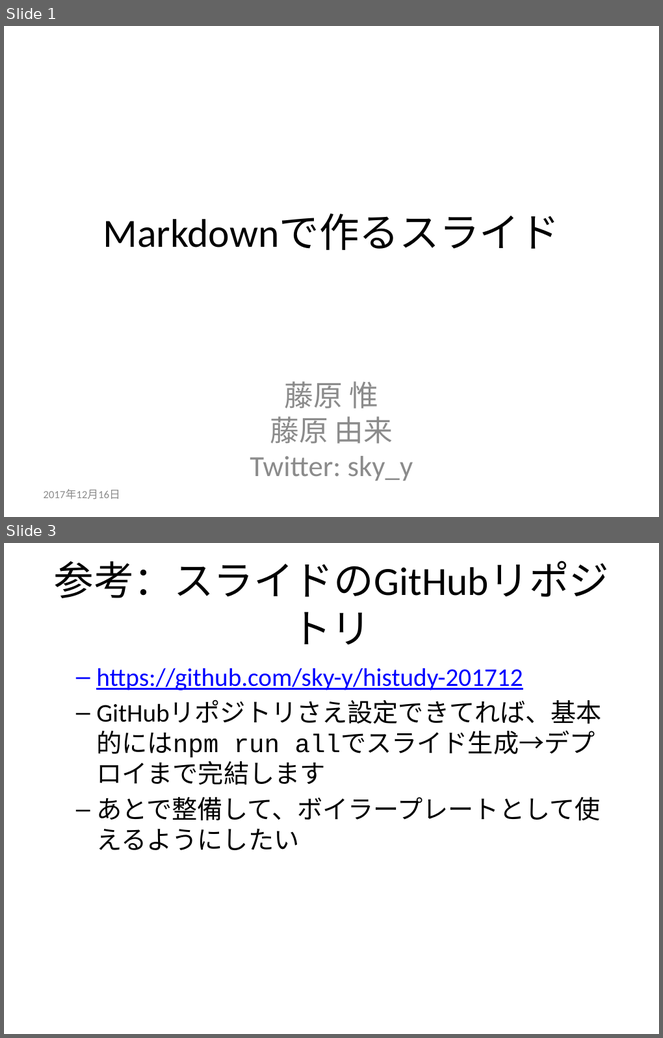
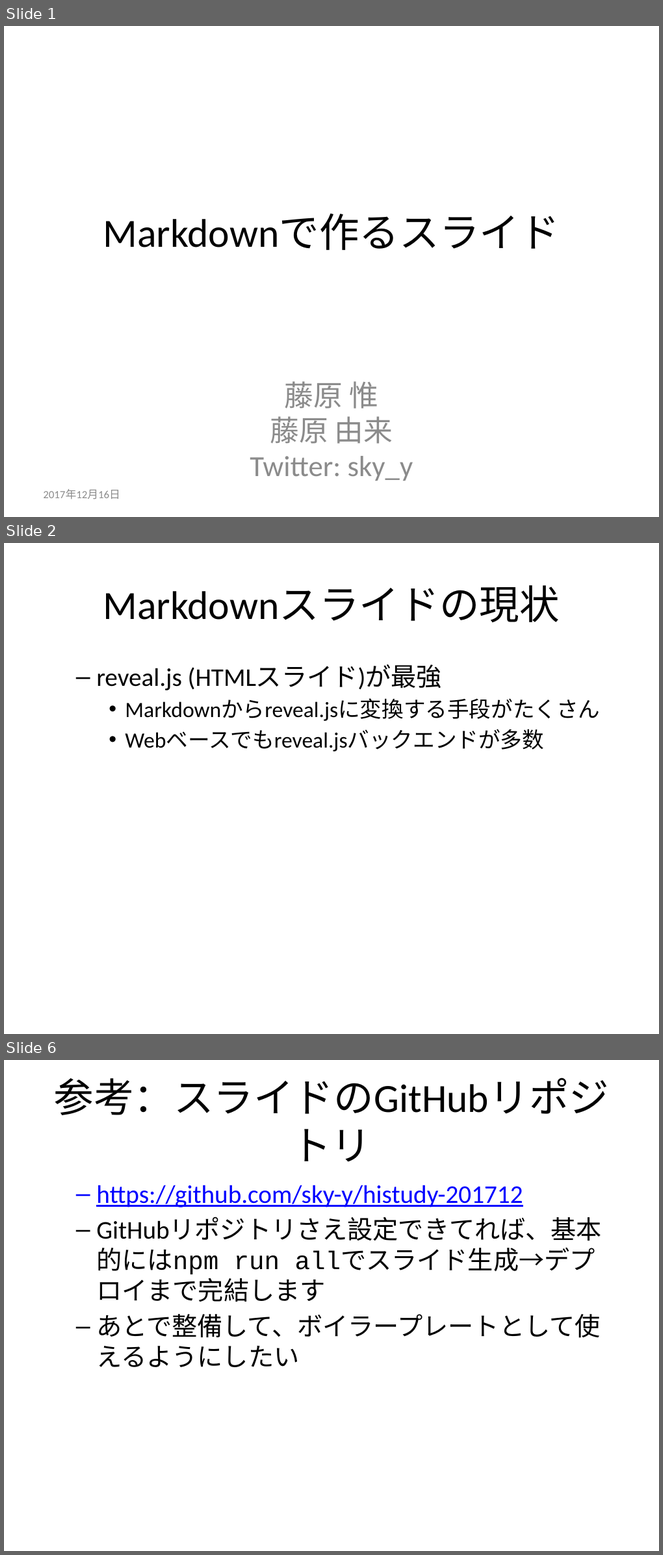
Before and after one commit to sky-y/histudy-201712, a slide deck: pandoc.pptx. Shown one above the other, each under a label of ours: slides 1 and 3 before the commit, slides 1, 2 and 6 after it; the slides between them are not shown. The pictures are 663x1038 and 663x1555 pixels, drawn with LibreOffice and Linux fonts; fonts in the diff are those of the drawing. Boxes give left, top, right and bottom in pixels: in the first picture for what was removed or moved away, otherwise in the second. Text is boxed around its words. In the diff, an @@ line names an element or a change of style, - is before the commit and + after.

```diff
--- a/pandoc.pptx
+++ b/pandoc.pptx
@@ slide 2 added at box(4, 543, 659, 1034), background #FFFFFF @@
@@ title added at box(103, 586, 560, 622), 44 pt, text #000000 @@
+Markdownスライドの現状
@@ text added at box(96, 665, 600, 752), 24 pt, text #000000 @@
+  – reveal.js (HTMLスライド)が最強
+    • Markdownからreveal.jsに変換する手段がたくさん
+    • Webベースでもreveal.jsバックエンドが多数
@@ what was slide 3 is now slide 6 @@
```
Also in this commit, not shown: 1 slide changed, 2 other slides added, 2 other files.
